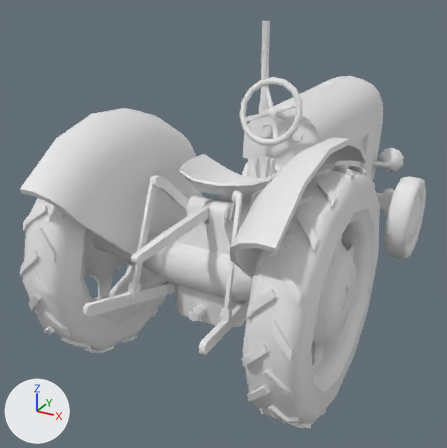
The FBX model TheCoCe/TBS/Assets/Import/FarmEquipment/Tractor.fbx: old version first, new version second.
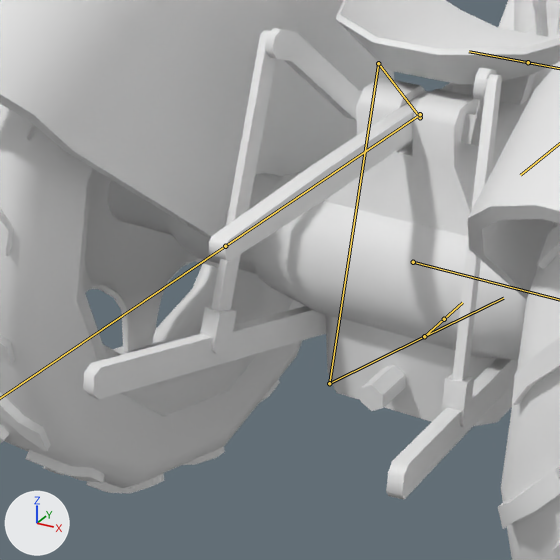
Each version appears first whole from a camera (50 mm lens) standing at (1.7, -5.12, 2.46) and looking at (-0.3, -1.48, 0.64), and next in a close-up on the part from 11% to 59% of the width and 37% to 84% of the height. The axes (+X, +Y, +Z) are drawn at lower left. The lights are the same throughout. Both versions are drawn at frame 1 of the action 'Tractor|HighToMid'; the numbers are the values there. The bones that bend it are drawn over the model as lines in the close-ups.

Objects in the first close-up: 'TractorMesh'.
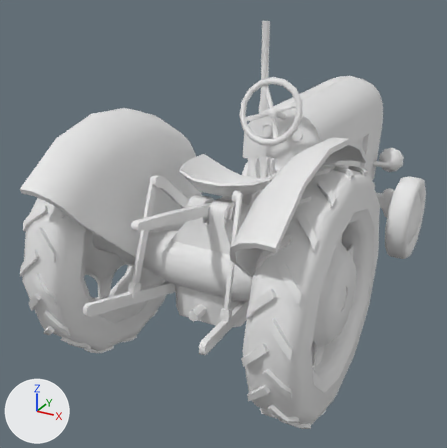
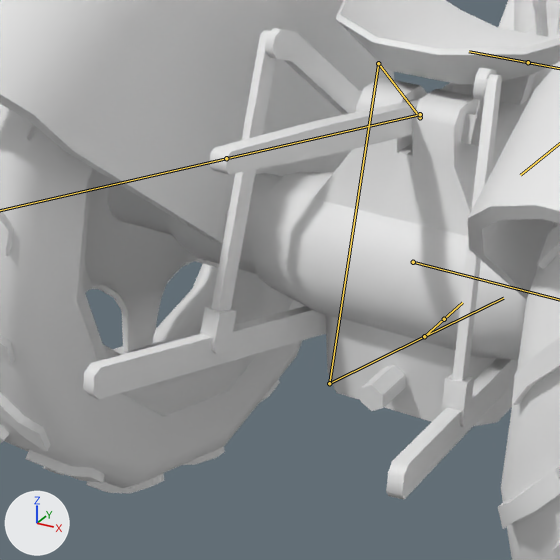
Where the change shows, as pixel boxes [x1, y1, x2, y2] in the close-ups (560 x 560 px):
'TractorMesh', posed
    both: [0, 0, 560, 560]
bone '3Point04', root to tip
    before: (420, 114) to (225, 246)
    after: (420, 114) to (226, 158)

Diff of the bpy script that builds the scene:
```diff
--- a/TheCoCe/TBS/Assets/Import/FarmEquipment/Tractor.fbx.py
+++ b/TheCoCe/TBS/Assets/Import/FarmEquipment/Tractor.fbx.py
@@ bone_3point04 @@
 bone_3point04 = bpy.data.objects['Tractor'].pose.bones['3Point04']  # child of 'Main'
-bone_3point04.rotation_quaternion = (0.0, 0.0, 1.0, 0.002)  # degrees (0, -180, 0)
+bone_3point04.rotation_quaternion = (0.993, -0.115, 0.0, 0.0)  # degrees (-13, 0, 0)
```
